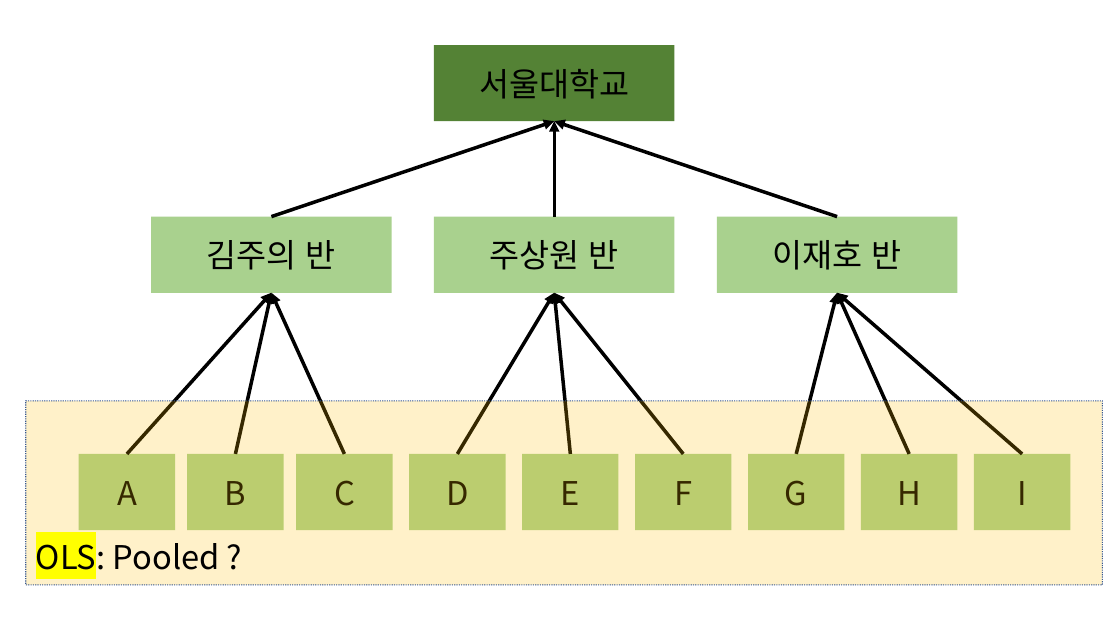
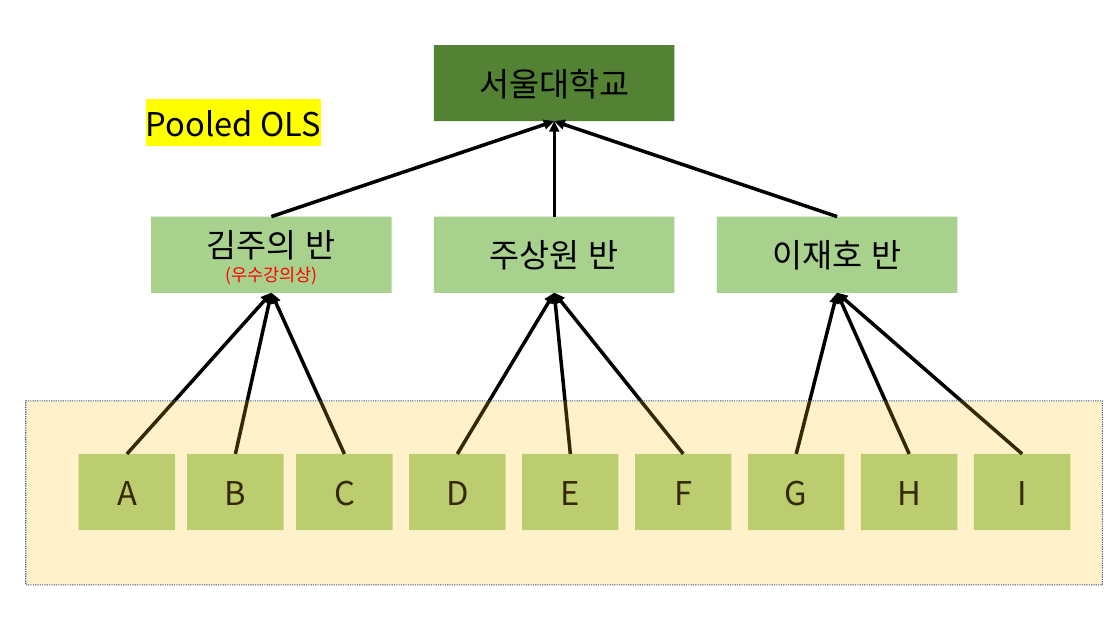
Before and after one commit to SangwonJu/HLM, a slide deck: slide 1 of 그림.pptx. Drawn at 1120x630 pixels with LibreOffice and Linux fonts; fonts in the diff are those of the drawing. Boxes give left, top, right and bottom in pixels: in the first picture for what was removed or moved away, otherwise in the second. Text is boxed around its words. In the diff, an @@ line names an element or a change of style, - is before the commit and + after.

```diff
--- a/그림.pptx
+++ b/그림.pptx
@@ text at (146, 110, 321, 137): text changed @@
-OLS: Pooled ?
+Pooled OLS
@@ text in rectangle at (207, 230, 336, 285): text changed; size 28 to 15 pt; text colour #000000 to #FF0000 @@
-김주의 반
+김주의 반
+(우수강의상)
```
Also in this commit, not shown: 10 slides added, 45 other files.
